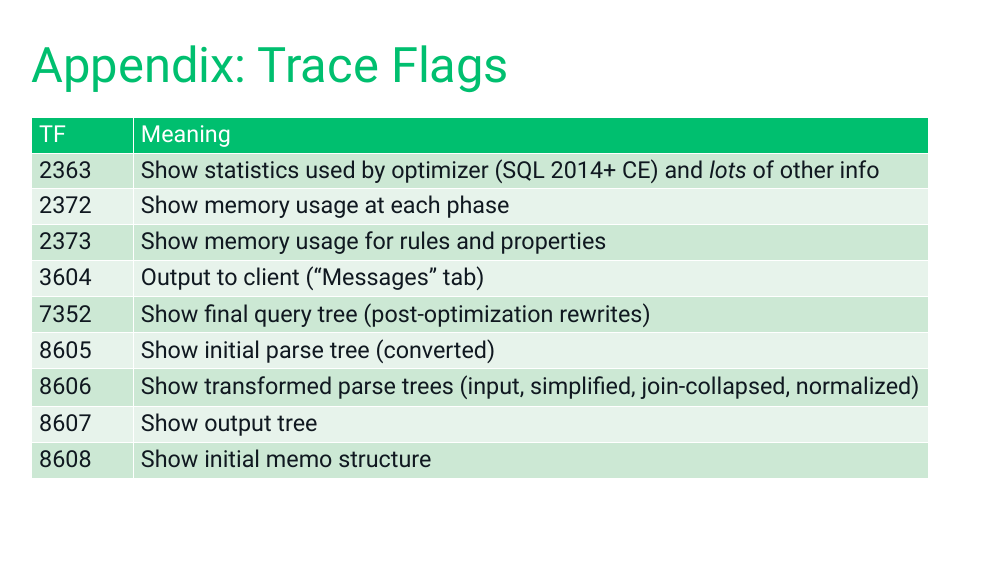
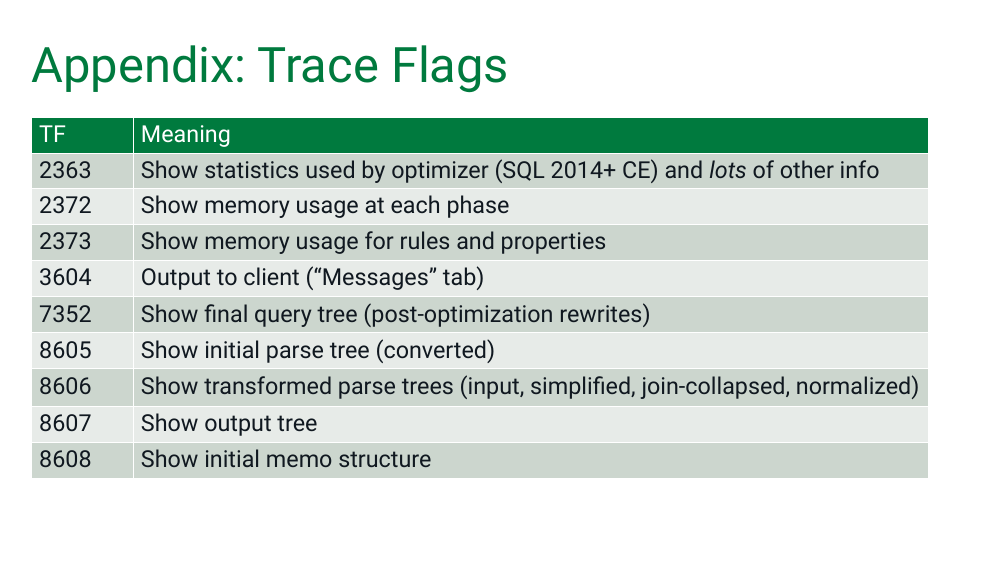
Before and after one commit to tf3604/OptimizerPresentation, a slide deck: slide 59 of Optimizer.pptx (slide 58 before the commit). Drawn at 1008x567 pixels with LibreOffice and Linux fonts; fonts in the diff are those of the drawing; background and template pictures are left out. Boxes give left, top, right and bottom in pixels: in the first picture for what was removed or moved away, otherwise in the second. Text is boxed around its words. In the diff, an @@ line names an element or a change of style, - is before the commit and + after.

```diff
--- a/Optimizer.pptx
+++ b/Optimizer.pptx
@@ title "Appendix: Trace Flags" at box(32, 45, 509, 93): text colour #00BF6F to #007A3E @@
@@ table at box(31, 117, 928, 479) @@
@@ fill #00BF6F to #007A3E in row 1 @@
@@ fill #CCE8D5 to #CCD7CE in 10 cells @@
@@ fill #E7F4EB to #E7ECE8 in 8 cells @@
```
Also in this commit, not shown: 62 other slides changed, 1 slide added.
